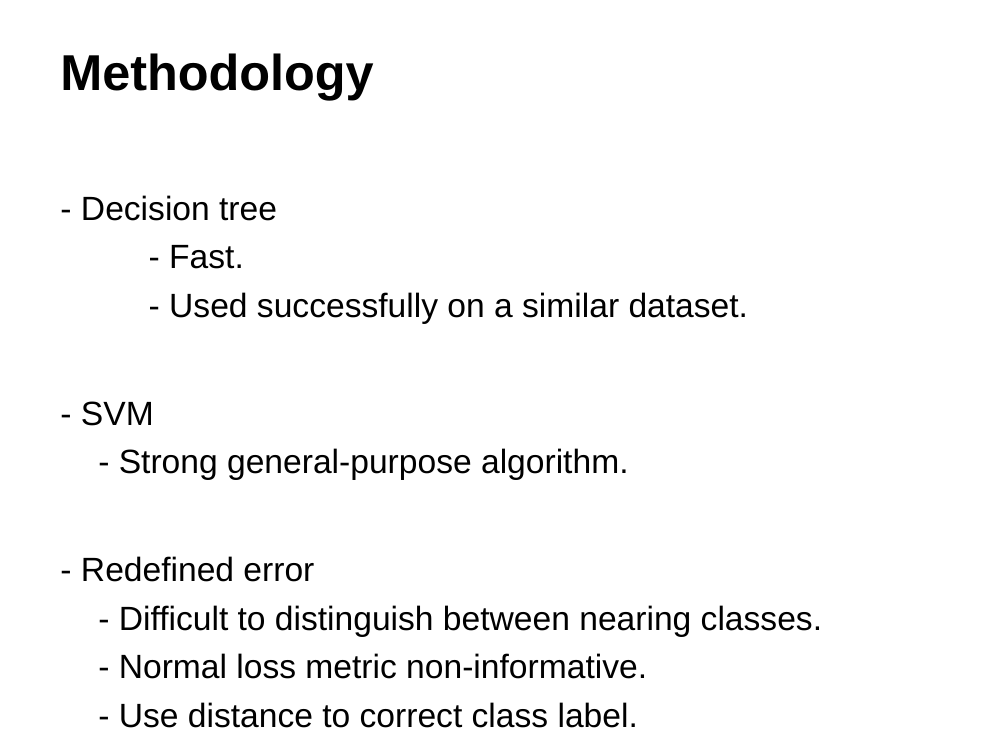
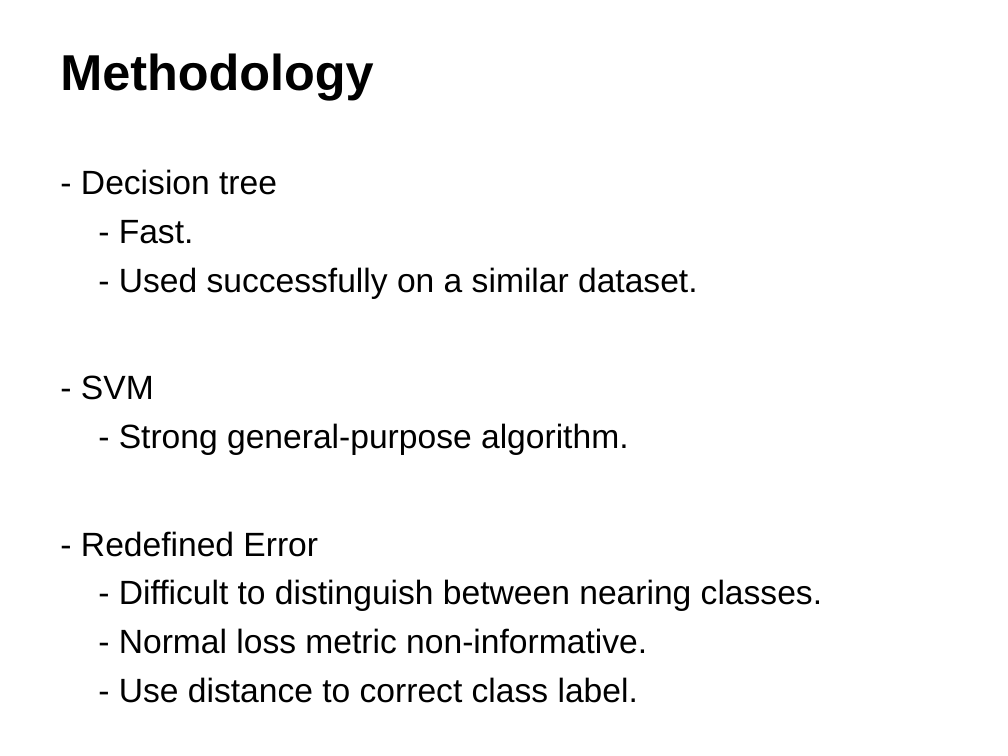
Before and after one commit to andermic/cs534_2_project, a slide deck: slide 4 of Final_Presentation/Slides.pptx. Drawn at 1008x756 pixels with LibreOffice and Linux fonts; fonts in the diff are those of the drawing. Boxes give left, top, right and bottom in pixels: in the first picture for what was removed or moved away, otherwise in the second. Text is boxed around its words. In the diff, an @@ line names an element or a change of style, - is before the commit and + after.

Commit message:
Updated Slides

```diff
--- a/Final_Presentation/Slides.pptx
+++ b/Final_Presentation/Slides.pptx
@@ text "- Decision tree": place and size @@
-text "- Decision tree" at (81, 195, 822, 728)
+text "- Decision tree" at (81, 169, 822, 703)
@@ text at (119, 220, 697, 299): indent changed @@
@@ text at (81, 531, 318, 557): text changed @@
-- Redefined error
+- Redefined Error
```
Also in this commit, not shown: 1 other slide changed, 1 slide added, 1 slide removed, 14 other files.
